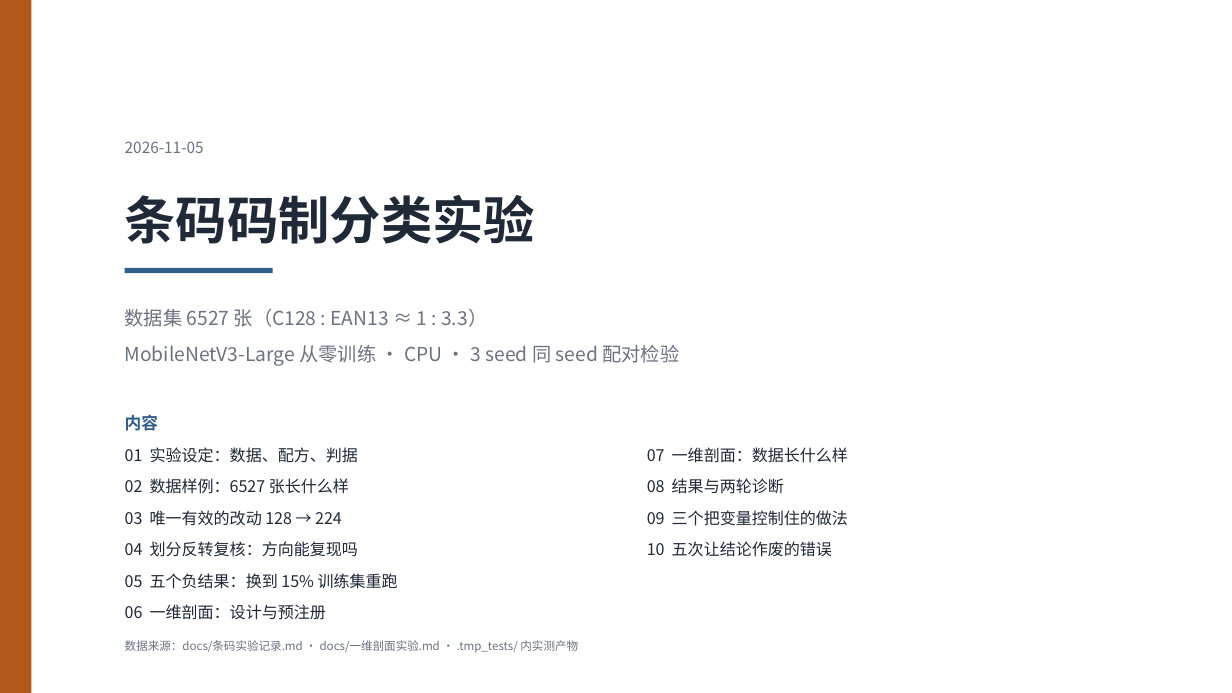
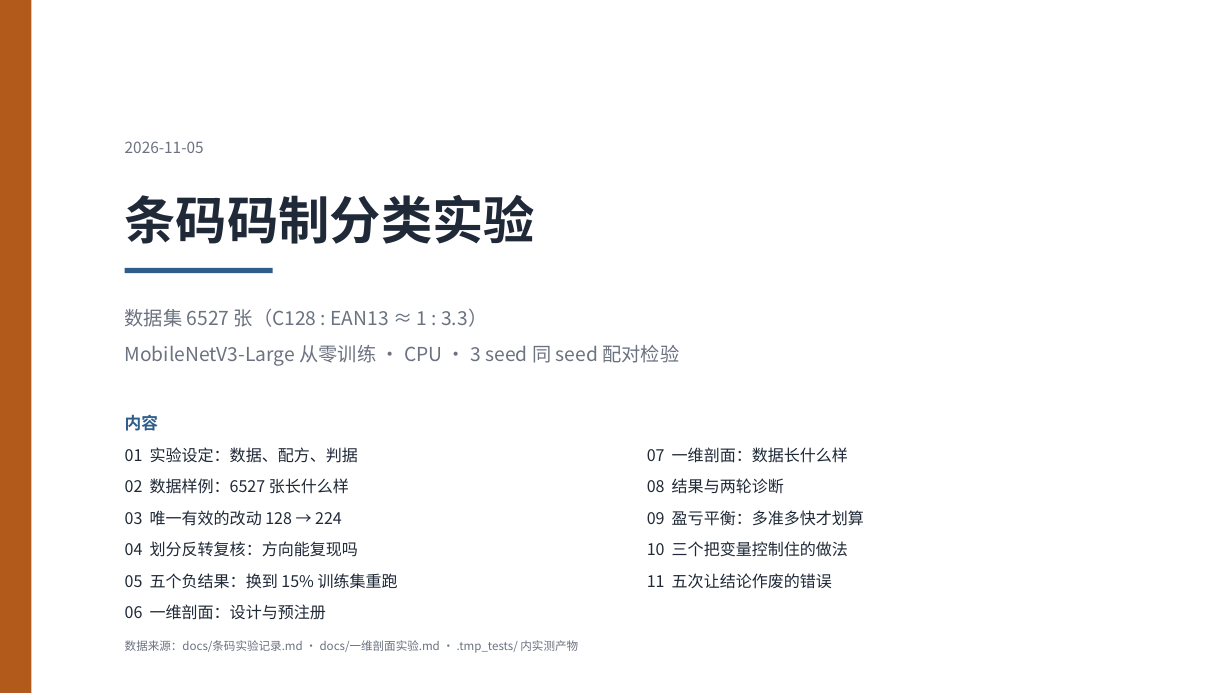
Before and after one commit to adddd392/study0, a slide deck: slide 10 of slides/第四周汇报.pptx. Drawn at 1232x693 pixels with LibreOffice and Linux fonts; fonts in the diff are those of the drawing. Boxes give left, top, right and bottom in pixels: in the first picture for what was removed or moved away, otherwise in the second. Text is boxed around its words. In the diff, an @@ line names an element or a change of style, - is before the commit and + after.

Commit message:
feat(slides): 条码部分加一页「盈亏平衡」——分类器要多准、多快才划算
用户要求把 iotc2010/c128_c39/skew_align/out/breakeven_direct.png 加进去。

【新增页 条码 · 09】
  · 左侧放大图：方案B（兜底）的盈亏平衡边界，横轴假设分类器延迟 C、
    纵轴盈亏平衡所需最低精度 A*(C)；n=1785 直接可解码子集。
  · 右侧写清口径：三条耗时全实测（3 码制单次全量 144 µs、限定正确码制
    110 µs、故意用错码制 205 µs）；总时延 C + A×110 + (1−A)×205，
    与 144 µs 相等即平衡；兜底保证覆盖率恒等于基准。
  · 曲线读数：C=0 需 85.7%；C=10/25/34.3 µs 需 89.9%/96.1%/100%，
    过 34.3 µs 整片无解。
  · 落地对照（标注了评测集不同、只作量级参考）：224 的 97.00% 只在
    C ≤ 27.1 µs 时划算；1D 最好的 95.34% 要求 C ≤ 23.1 µs。
  · 图与数据来自 iotc2010 项目，页脚写明来源脚本与 CSV；
    图另存一份到 slides/figs/breakeven_direct.png，保证 deck 可复现。

【顺延】原 条码 · 09（三个做法）→ 10，原 条码 · 10（五次作废）→ 11；
封面内容清单右列补一项，共 11 项。

【校验】21 页；0 越界；页码 1–21 正确（P1/P10 封面不编号）；条码页签
01–11 连续且与封面一致；右栏四段无实质重叠；flake8 无告警；文件 1285 KB。

```diff
--- a/slides/第四周汇报.pptx
+++ b/slides/第四周汇报.pptx
@@ text added at [647,510,864,526], 12.5 pt, text #1F2937 @@
+09 盈亏平衡：多准多快才划算
@@ text at [647,541,848,557]: text changed @@
-09 三个把变量控制住的做法
+10 三个把变量控制住的做法
@@ text at [647,573,832,589]: text changed @@
-10 五次让结论作废的错误
+11 五次让结论作废的错误
```
Also in this commit, not shown: 2 other slides changed, 1 slide added, 2 other files.
